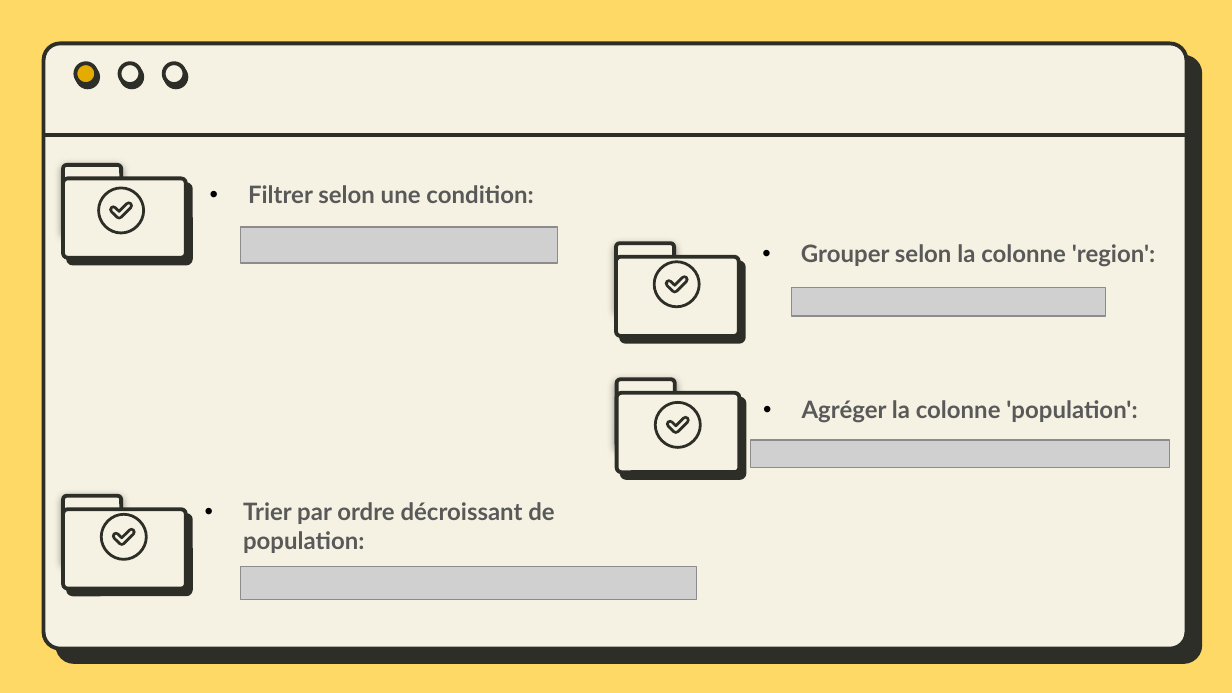
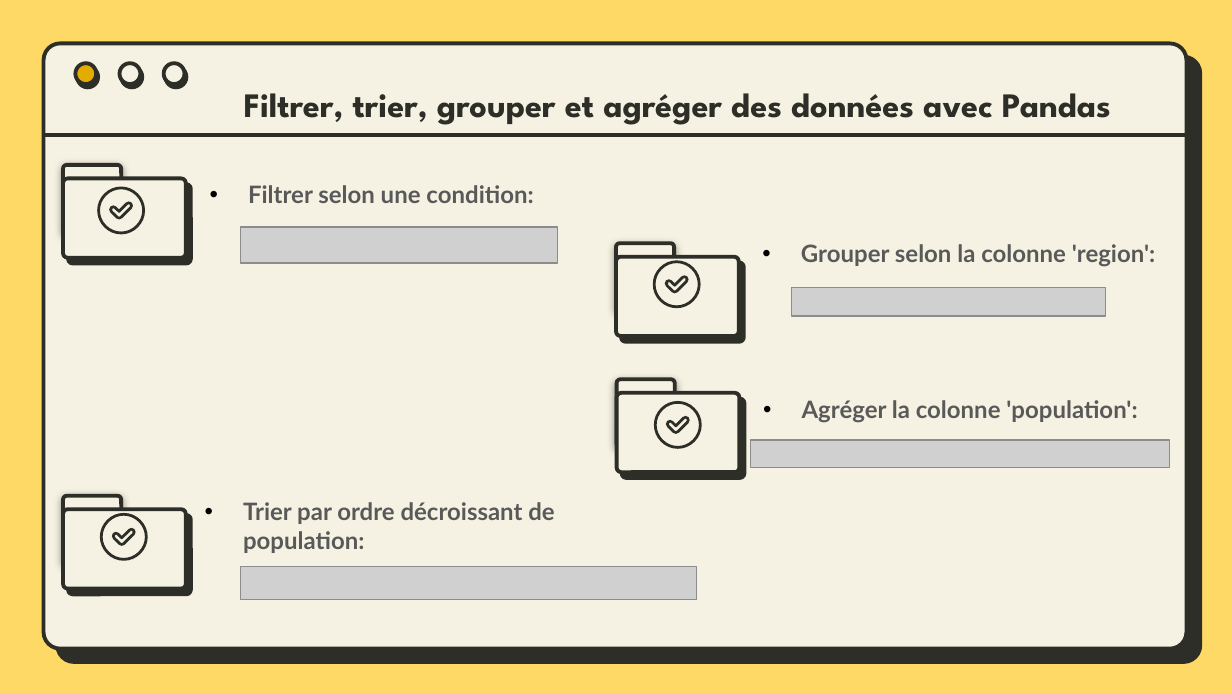
Before and after one commit to bydevmar/Master_MASD_FPO, a slide deck: slide 36 of SEMESTER 1/Modélisation avec Python/M- Pandas/Presentation/Pandas.pptx (slide 37 before the commit). Drawn at 1232x693 pixels with LibreOffice and Linux fonts; fonts in the diff are those of the drawing; grey boxes stand for pictures. Boxes give left, top, right and bottom in pixels: in the first picture for what was removed or moved away, otherwise in the second. Text is boxed around its words. In the diff, an @@ line names an element or a change of style, - is before the commit and + after.

Commit message:
progressing PANDAS presentation

```diff
--- a/SEMESTER 1/Modélisation avec Python/M- Pandas/Presentation/Pandas.pptx
+++ b/SEMESTER 1/Modélisation avec Python/M- Pandas/Presentation/Pandas.pptx
@@ title added at (244,93,1111,125), 20 pt, text #2D2E27, bold @@
+Filtrer, trier, grouper et agréger des données avec Pandas
```
Also in this commit, not shown: 1 slide added, 3 slides removed, 1 other file.
